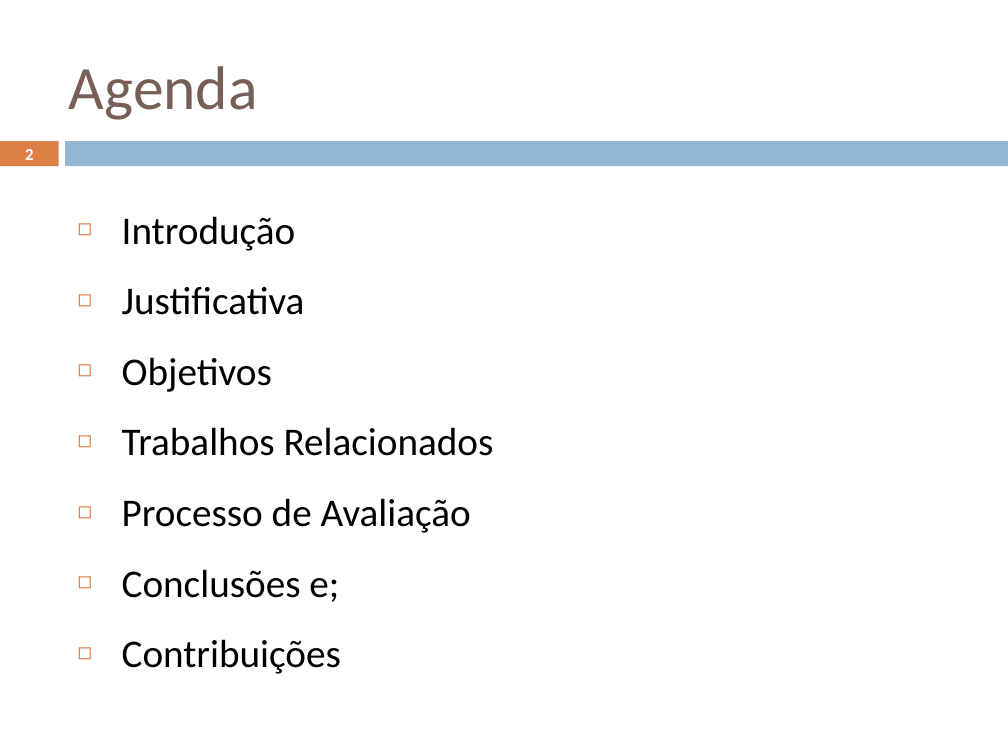
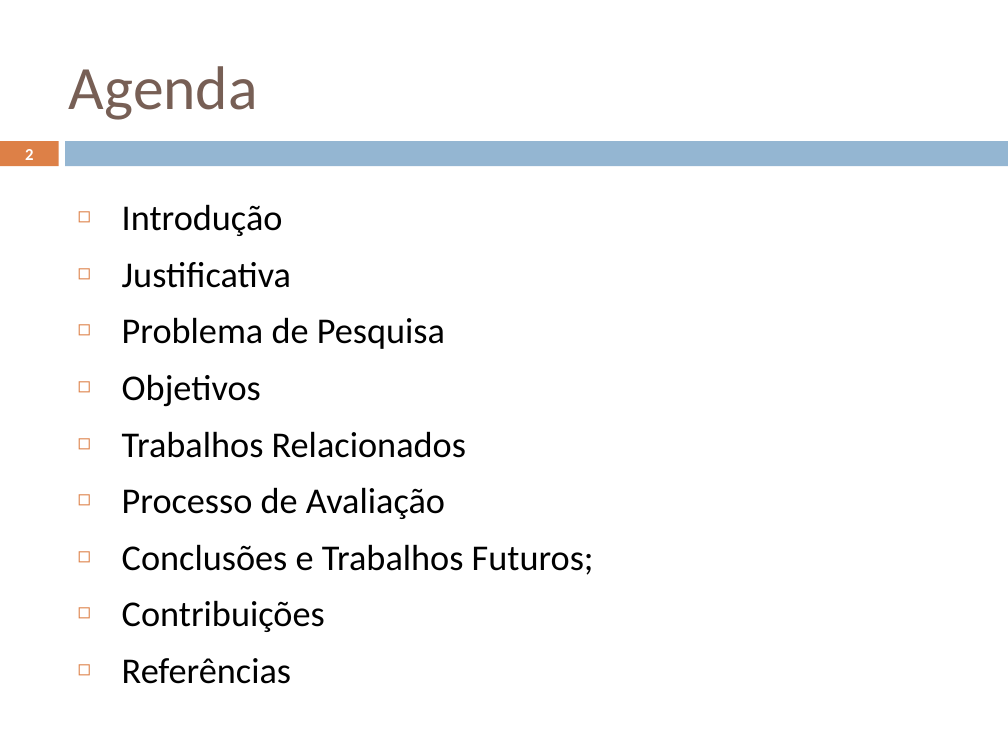
Before and after one commit to geoleite/Mestrado, a slide deck: slide 2 of Apresentacao/ApresentaçãoV1.pptx. Drawn at 1008x756 pixels with LibreOffice and Linux fonts; fonts in the diff are those of the drawing. Boxes give left, top, right and bottom in pixels: in the first picture for what was removed or moved away, otherwise in the second. Text is boxed around its words. In the diff, an @@ line names an element or a change of style, - is before the commit and + after.

```diff
--- a/Apresentacao/ApresentaçãoV1.pptx
+++ b/Apresentacao/ApresentaçãoV1.pptx
@@ text at box(122, 204, 466, 632): size 28 to 25.9 pt in "Introdução", "Justificativa", "Objetivos", "Trabalhos Relacionados" and 2 more places; line spacing 1.5 to 1.3 @@
@@ text at box(122, 317, 445, 349): paragraph added @@
+◻ Problema de Pesquisa
@@ text at box(122, 544, 594, 575): text changed; size 28 to 25.9 pt @@
-◻ Conclusões e;
+◻ Conclusões e Trabalhos Futuros;
@@ text at box(122, 658, 291, 684): paragraph added @@
+◻ Referências
```
Also in this commit, not shown: 6 other slides changed, 4 slides added, 1 slide removed, 4 other files.
